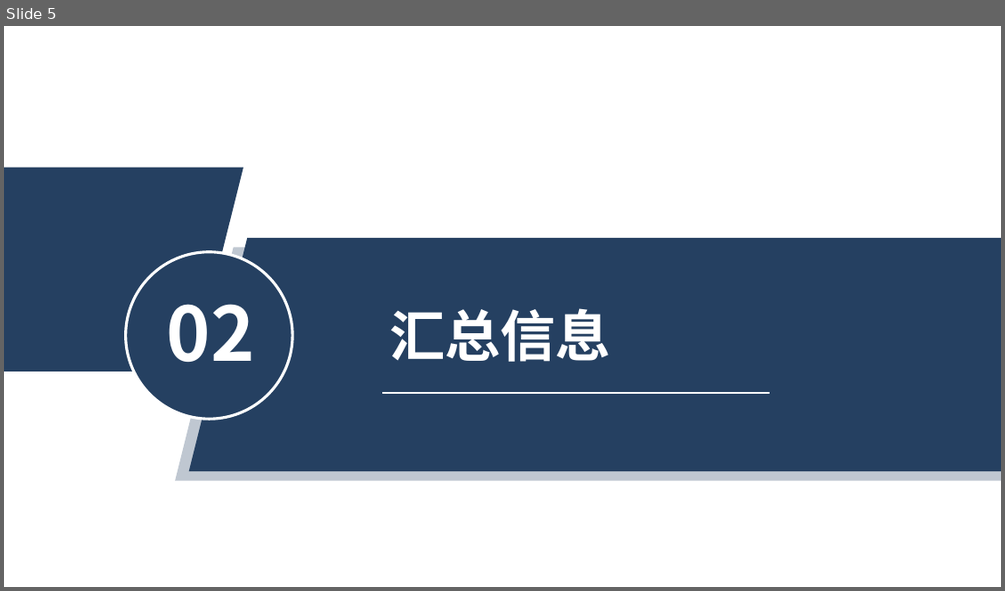
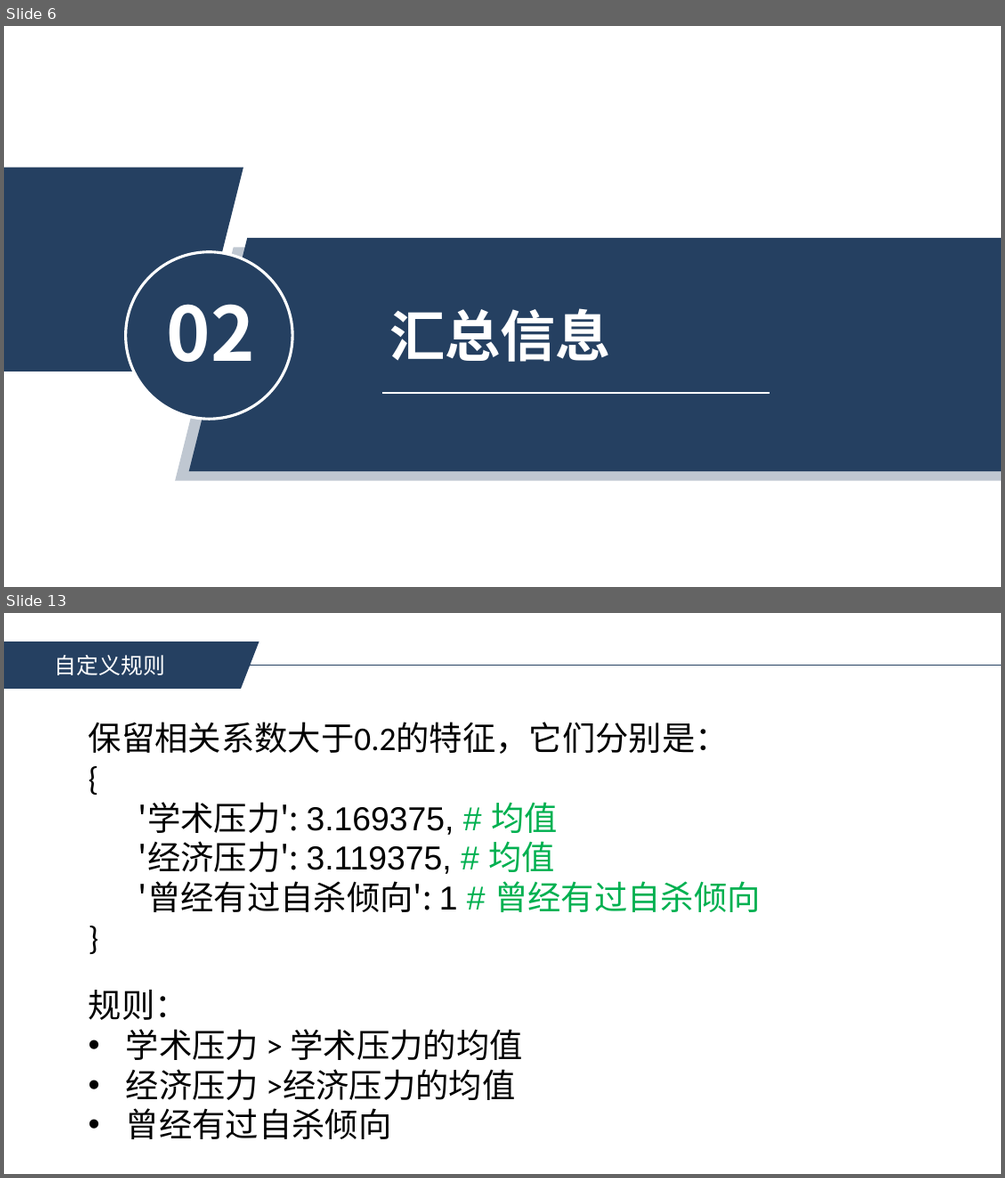
Before and after one commit to impossible03/Computer-Vision-homework, a slide deck: 04-刘宇-project1.pptx. Shown one above the other, each under a label of ours: slide 5 before the commit, slides 6 and 13 after it; the slides between them are not shown. The pictures are 1005x591 and 1005x1178 pixels, drawn with LibreOffice and Linux fonts; fonts in the diff are those of the drawing. Boxes give left, top, right and bottom in pixels: in the first picture for what was removed or moved away, otherwise in the second. Text is boxed around its words. In the diff, an @@ line names an element or a change of style, - is before the commit and + after.

```diff
--- a/04-刘宇-project1.pptx
+++ b/04-刘宇-project1.pptx
@@ slide 13 added at bbox=[4, 613, 1001, 1174], background #FFFFFF @@
@@ line added from (4, 665) to (1001, 665), #254061 1 pt @@
@@ parallelogram added at bbox=[4, 641, 259, 689], fill #254061 @@
@@ text added at bbox=[55, 655, 165, 675], 16 pt, text #FFFFFF @@
+自定义规则
@@ text added at bbox=[89, 722, 760, 912], 24 pt, text #000000 @@
+保留相关系数大于0.2的特征，它们分别是：
+{
+  '学术压力': 3.169375, # 均值
+  '经济压力': 3.119375, # 均值
+  '曾经有过自杀倾向': 1 # 曾经有过自杀倾向
+}
@@ text added at bbox=[89, 989, 522, 1139], 24 pt, text #000000 @@
+规则：
+• 学术压力 > 学术压力的均值
+• 经济压力 >经济压力的均值
+• 曾经有过自杀倾向
@@ what was slide 5 is now slide 6 @@
```
Also in this commit, not shown: 3 slides changed, 8 other slides added, 1 slide removed, 1 other file.
